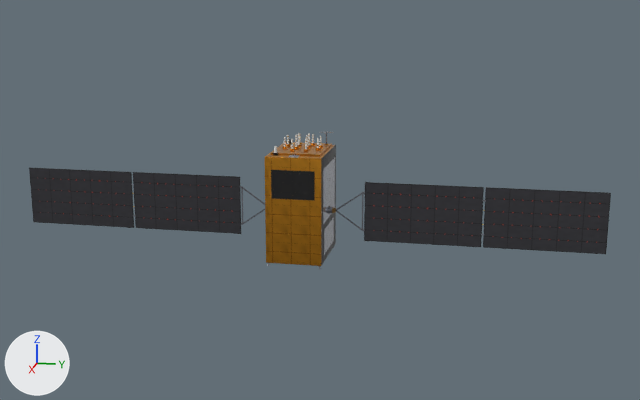
Renders of the glTF model api-interop/gnss-predict/models/gps-iii/gps-iii.glb from each side of a commit.
Rendered twice from a 50 mm camera at (27.04, 6.01, 6.87) aimed at (-0.1, 0.58, 0.09). The lights are fixed; the arrows at lower left show +X, +Y and +Z. The older version comes first. Where no turn or scale is listed for an object, it has been applied to the vertices. Vertices at exactly the same position are counted once.

In view in the first picture: 'bus', 'radiators_osr', 'wing+Y', 'wing-Y' and 2 more.
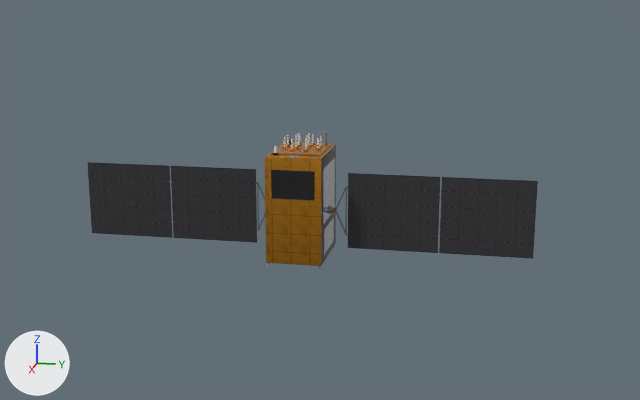
The edits, one by one:
me_wing_y is used by ob_wing_y; location (0.0, 0.89, -0.2).
me_wing_y had 96 vertices, 144 faces and spanned x -0.03..0.03, y 0.12..8.57, z -0.96..0.96.
me_wing_y now has 96 vertices, 144 faces and spans x -0.03..0.03, y 0.12..6.43, z -1.22..1.23.
me_wing_y part 1: the loose piece of 8 vertices spanning x -0.01..0.01, y 0.21..1.1, z -0.02..0.63 is turned 31.4 degrees about the x axis through its middle and scaled by 0.803, then moved by (0.0, -0.27, 0.09).
me_wing_y part 2: the loose piece of 8 vertices spanning x -0.01..0.01, y 0.21..1.1, z -0.63..0.02 is turned -31.4 degrees about the x axis through its middle and scaled by 0.803, then moved by (0.0, -0.27, -0.09).
me_wing_y part 3: the loose piece of 8 vertices spanning x -0.01..0.01, y 1.07..1.11, z -0.61..0.61 is scaled about its middle by (1, 1, 1.28), then moved by (0.0, -0.53, 0.0).
me_wing_y part 4: the loose piece of 8 vertices spanning x -0.01..0.01, y 1.15..4.83, z -0.96..0.96 is scaled about its middle by (1, 0.782, 1.28), then moved by (0.0, -0.93, 0.0).
me_wing_y part 5: the loose piece of 8 vertices spanning x -0.01..0.01, y 4.89..8.57, z -0.96..0.96 is scaled about its middle by (1, 0.782, 1.28), then moved by (0.0, -1.74, 0.0).
Other edits to the shape of me_wing_y do not show in these pictures.
me_wing_y_1 is used by ob_wing_y_1; location (0.0, -0.89, -0.2).
me_wing_y_1 had 96 vertices, 144 faces and spanned x -0.03..0.03, y -8.57..-0.12, z -0.96..0.96.
me_wing_y_1 now has 96 vertices, 144 faces and spans x -0.03..0.03, y -6.43..-0.12, z -1.22..1.23.
me_wing_y_1 part 6: the loose piece of 8 vertices spanning x -0.01..0.01, y -1.1..-0.21, z -0.02..0.63 is turned -31.4 degrees about the x axis through its middle and scaled by 0.803, then moved by (0.0, 0.27, 0.09).
me_wing_y_1 part 7: the loose piece of 8 vertices spanning x -0.01..0.01, y -1.1..-0.21, z -0.63..0.02 is turned 31.4 degrees about the x axis through its middle and scaled by 0.803, then moved by (0.0, 0.27, -0.09).
me_wing_y_1 part 8: the loose piece of 8 vertices spanning x -0.01..0.01, y -1.11..-1.07, z -0.61..0.61 is scaled about its middle by (1, 1, 1.28), then moved by (0.0, 0.53, 0.0).
me_wing_y_1 part 9: the loose piece of 8 vertices spanning x -0.01..0.01, y -4.83..-1.15, z -0.96..0.96 is scaled about its middle by (1, 0.782, 1.28), then moved by (0.0, 0.93, 0.0).
me_wing_y_1 part 10: the loose piece of 8 vertices spanning x -0.01..0.01, y -8.57..-4.89, z -0.96..0.96 is scaled about its middle by (1, 0.782, 1.28), then moved by (0.0, 1.74, 0.0).
Other edits to the shape of me_wing_y_1 do not show in these pictures.

Pixel boxes (x1, y1, x2, y2) of what changed, in the pictures (640 x 400 px; the box of a moved part takes in the faces that stretch with it):
'wing+Y', reshaped (26% narrower, 19% taller): before (332, 182, 611, 254); after (332, 173, 538, 259)
'wing-Y', reshaped (24% narrower, 22% taller): before (29, 168, 265, 234); after (87, 162, 265, 243)
part 1 of me_wing_y, moved or reshaped: before (336, 192, 363, 210); after (336, 187, 346, 210)
part 2 of me_wing_y, moved or reshaped: before (336, 210, 362, 230); after (336, 210, 346, 235)
part 3 of me_wing_y, moved or reshaped: before (362, 194, 364, 229); after (345, 188, 347, 234)
part 4 of me_wing_y, moved or reshaped: before (364, 182, 484, 247); after (348, 173, 440, 253)
part 5 of me_wing_y, moved or reshaped: before (483, 187, 611, 254); after (439, 177, 538, 259)
part 6 of me_wing_y_1, moved or reshaped: before (242, 187, 265, 205); after (258, 183, 265, 200)
part 7 of me_wing_y_1, moved or reshaped: before (243, 209, 265, 224); after (258, 214, 265, 229)
part 8 of me_wing_y_1, moved or reshaped: before (241, 188, 243, 223); after (257, 184, 259, 228)
part 9 of me_wing_y_1, moved or reshaped: before (133, 172, 241, 234); after (171, 166, 257, 243)
part 10 of me_wing_y_1, moved or reshaped: before (29, 168, 134, 228); after (87, 162, 172, 238)
